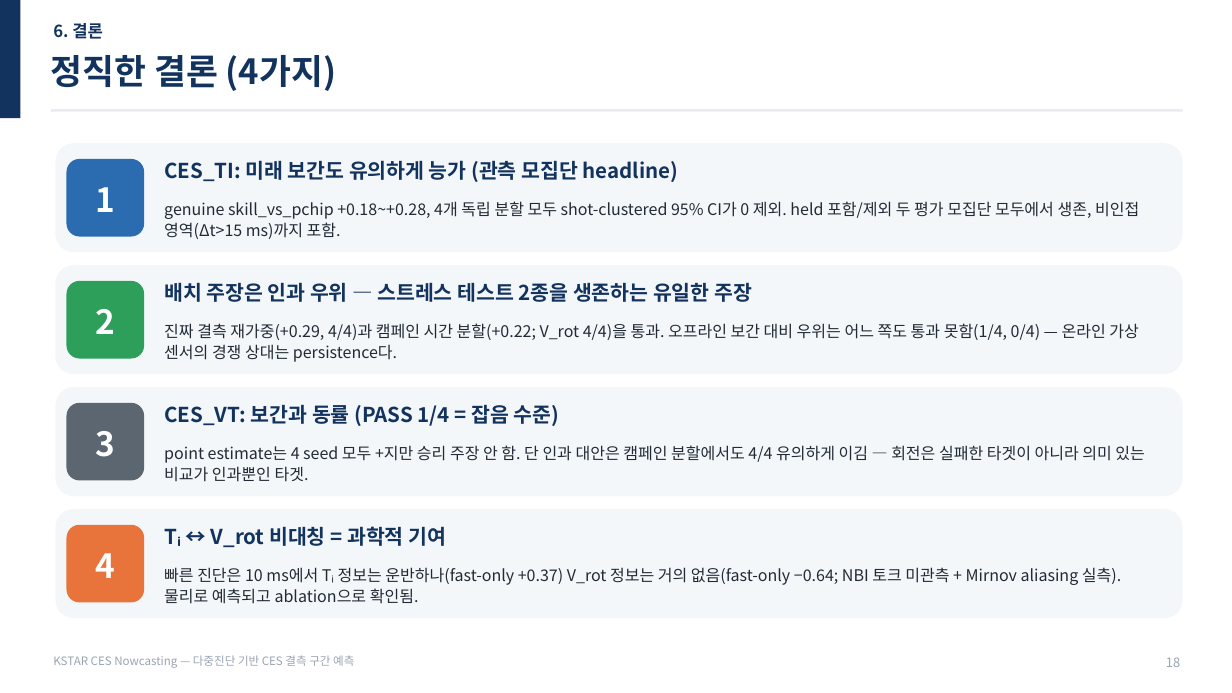
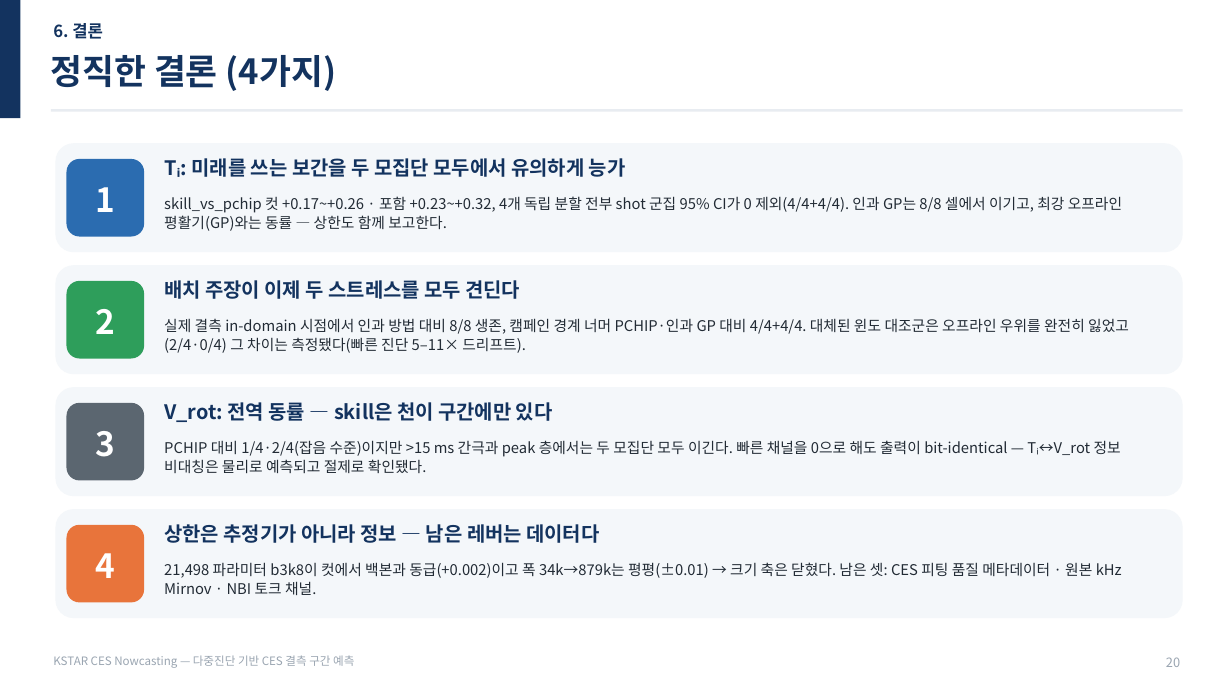
Before and after one commit to iseungsang01/ml-intern-revision, a slide deck: slide 21 of docs/presentation/KSTAR_CES_발표자료_20분.pptx (slide 20 before the commit). Drawn at 1232x693 pixels with LibreOffice and Linux fonts; fonts in the diff are those of the drawing. Boxes give left, top, right and bottom in pixels: in the first picture for what was removed or moved away, otherwise in the second. Text is boxed around its words. In the diff, an @@ line names an element or a change of style, - is before the commit and + after.

```diff
--- a/docs/presentation/KSTAR_CES_발표자료_20분.pptx
+++ b/docs/presentation/KSTAR_CES_발표자료_20분.pptx
@@ text at (x1=192, y1=158, x2=626, y2=177): text changed; size 16 to 15.5 pt @@
-CES_TI: 미래 보간도 유의하게 능가 (관측 모집단 headline)
+Tᵢ: 미래를 쓰는 보간을 두 모집단 모두에서 유의하게 능가
@@ text at (x1=164, y1=196, x2=1122, y2=231): text changed; size 12.5 to 11.5 pt @@
-genuine skill_vs_pchip +0.18~+0.28, 4개 독립 분할 모두 shot-clustered 95% CI가 0 제외. held 포함/제외 두 평가 모집단 모두에서 생존, 비인접 영역(Δt>15 ms)까지 포함.
+skill_vs_pchip 컷 +0.17~+0.26 · 포함 +0.23~+0.32, 4개 독립 분할 전부 shot 군집 95% CI가 0 제외(4/4+4/4). 인과 GP는 8/8 셀에서 이기고, 최강 오프라인 평활기(GP)와는 동률 — 상한도 함께 보고한다.
@@ text at (x1=164, y1=280, x2=520, y2=299): text changed; size 16 to 15.5 pt @@
-배치 주장은 인과 우위 — 스트레스 테스트 2종을 생존하는 유일한 주장
+배치 주장이 이제 두 스트레스를 모두 견딘다
@@ text at (x1=164, y1=318, x2=1129, y2=353): text changed; size 12.5 to 11.5 pt @@
-진짜 결측 재가중(+0.29, 4/4)과 캠페인 시간 분할(+0.22; V_rot 4/4)을 통과. 오프라인 보간 대비 우위는 어느 쪽도 통과 못함(1/4, 0/4) — 온라인 가상 센서의 경쟁 상대는 persistence다.
+실제 결측 in-domain 시점에서 인과 방법 대비 8/8 생존, 캠페인 경계 너머 PCHIP·인과 GP 대비 4/4+4/4. 대체된 윈도 대조군은 오프라인 우위를 완전히 잃었고(2/4·0/4) 그 차이는 측정됐다(빠른 진단 5–11× 드리프트).
@@ text at (x1=164, y1=402, x2=553, y2=422): text changed; size 16 to 15.5 pt @@
-CES_VT: 보간과 동률 (PASS 1/4 = 잡음 수준)
+V_rot: 전역 동률 — skill은 천이 구간에만 있다
@@ text at (x1=164, y1=440, x2=1121, y2=473): text changed; size 12.5 to 11.5 pt @@
-point estimate는 4 seed 모두 +지만 승리 주장 안 함. 단 인과 대안은 캠페인 분할에서도 4/4 유의하게 이김 — 회전은 실패한 타겟이 아니라 의미 있는 비교가 인과뿐인 타겟.
+PCHIP 대비 1/4·2/4(잡음 수준)이지만 >15 ms 간극과 peak 층에서는 두 모집단 모두 이긴다. 빠른 채널을 0으로 해도 출력이 bit-identical — Tᵢ↔V_rot 정보 비대칭은 물리로 예측되고 절제로 확인됐다.
@@ text at (x1=164, y1=524, x2=599, y2=543): text changed; size 16 to 15.5 pt @@
-Tᵢ ↔ V_rot 비대칭 = 과학적 기여
+상한은 추정기가 아니라 정보 — 남은 레버는 데이터다
@@ text at (x1=164, y1=562, x2=1122, y2=595): text changed; size 12.5 to 11.5 pt @@
-빠른 진단은 10 ms에서 Tᵢ 정보는 운반하나(fast-only +0.37) V_rot 정보는 거의 없음(fast-only −0.64; NBI 토크 미관측 + Mirnov aliasing 실측). 물리로 예측되고 ablation으로 확인됨.
+21,498 파라미터 b3k8이 컷에서 백본과 동급(+0.002)이고 폭 34k→879k는 평평(±0.01) → 크기 축은 닫혔다. 남은 셋: CES 피팅 품질 메타데이터 · 원본 kHz Mirnov · NBI 토크 채널.
@@ text at (x1=1166, y1=657, x2=1180, y2=667): text changed @@
-18
+20
```
Also in this commit, not shown: 14 other slides changed, 8 slides added, 8 slides removed, 9 other files.
